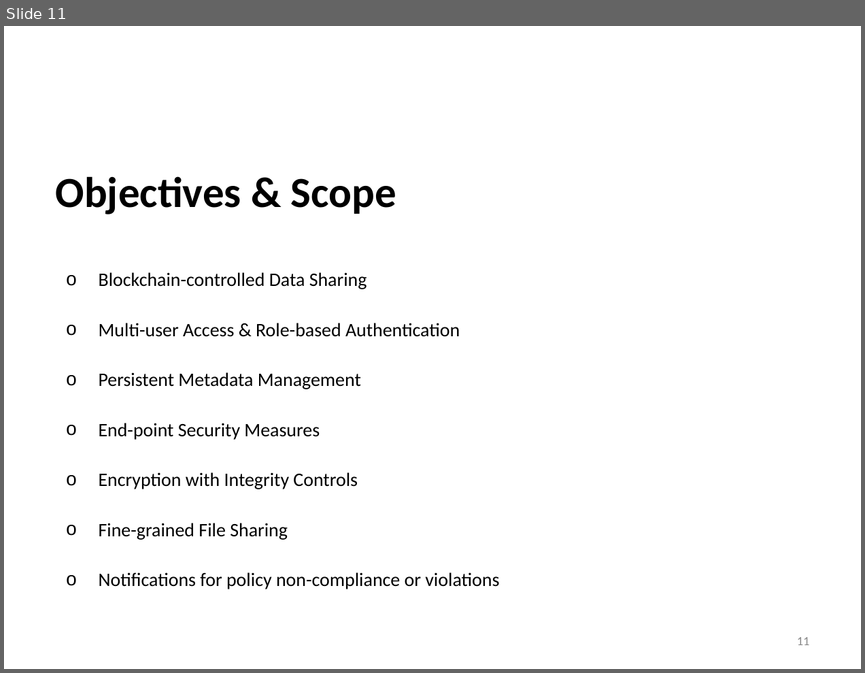
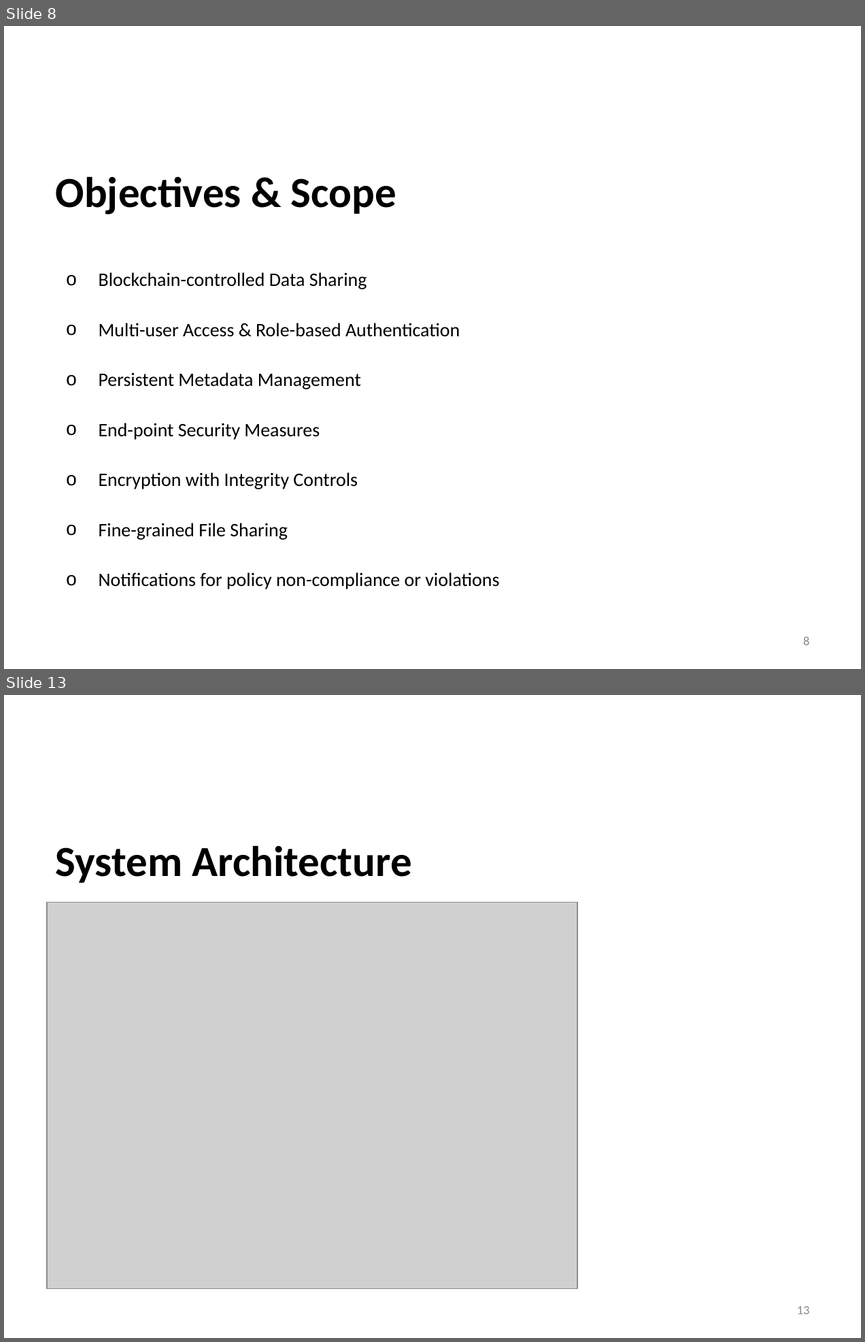
Before and after one commit to asr-24/SentinelShare, a slide deck: Synopsis Presentation.pptx. Shown one above the other, each under a label of ours: slide 11 before the commit, slides 8 and 13 after it; the slides between them are not shown. The pictures are 865x673 and 865x1342 pixels, drawn with LibreOffice and Linux fonts; fonts in the diff are those of the drawing; grey boxes stand for pictures; background and template pictures are left out. Boxes give left, top, right and bottom in pixels: in the first picture for what was removed or moved away, otherwise in the second. Text is boxed around its words. In the diff, an @@ line names an element or a change of style, - is before the commit and + after.

```diff
--- a/Synopsis Presentation.pptx
+++ b/Synopsis Presentation.pptx
@@ slide 13 added at box(4, 695, 861, 1338), background picture (left out) @@
@@ title added at box(56, 845, 412, 883), 36 pt, text #000000, bold @@
+System Architecture
@@ picture added at box(47, 902, 577, 1289) @@
@@ page number added at box(797, 1306, 810, 1314), 10.5 pt, text #888888 @@
+13
@@ what was slide 11 is now slide 8 @@
@@ page number at box(803, 636, 809, 645): text changed @@
-11
+8
```
Also in this commit, not shown: 2 slides changed, 5 other slides added, 1 slide removed, 3 other files.
